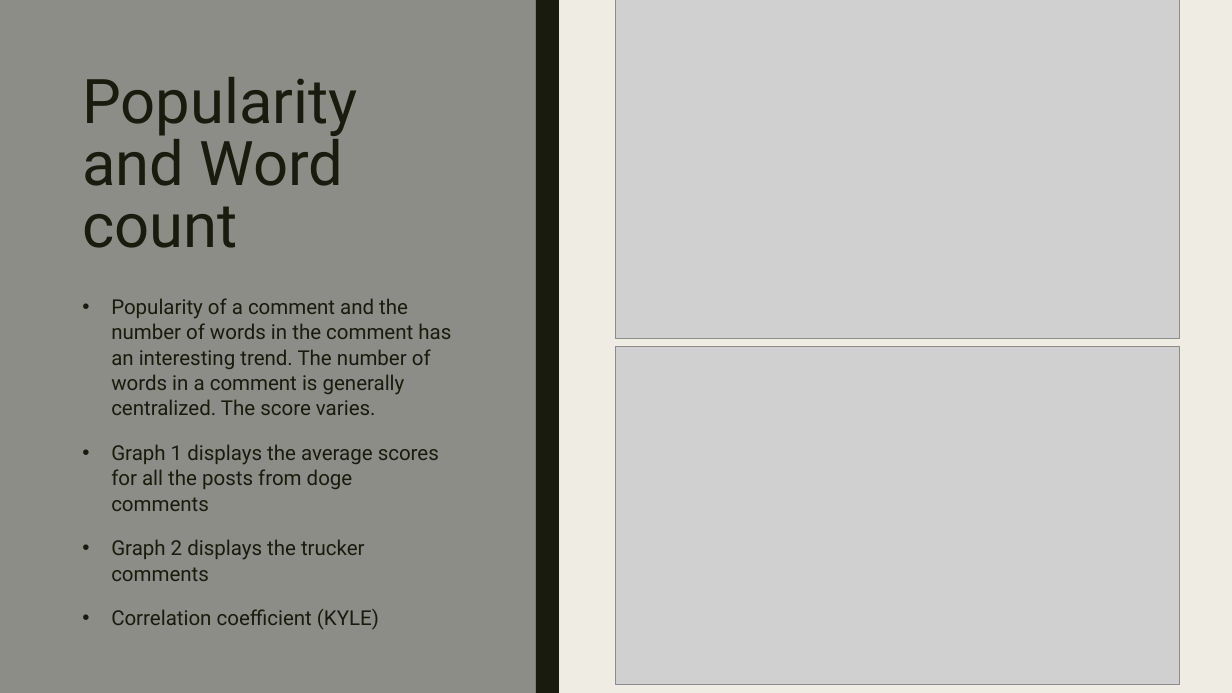
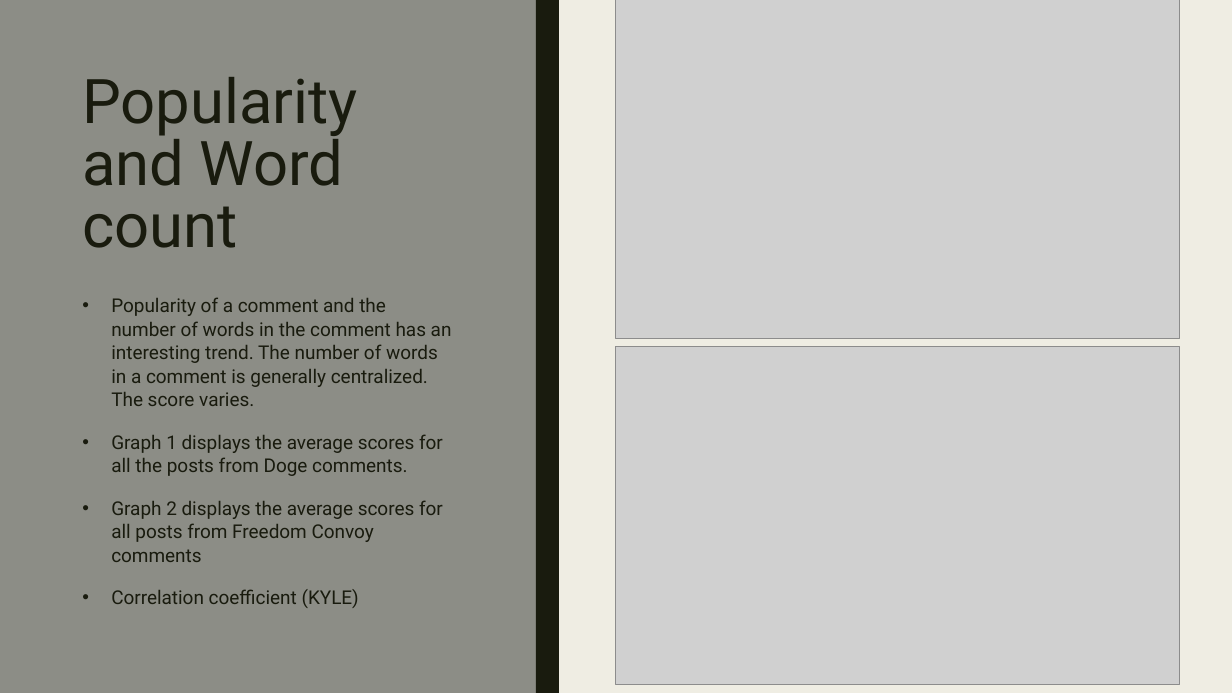
Before and after one commit to EvaTarr/CMPT412Project, a slide deck: slide 6 of presentation.pptx. Drawn at 1232x693 pixels with LibreOffice and Linux fonts; fonts in the diff are those of the drawing; grey boxes stand for pictures. Boxes give left, top, right and bottom in pixels: in the first picture for what was removed or moved away, otherwise in the second. Text is boxed around its words. In the diff, an @@ line names an element or a change of style, - is before the commit and + after.

```diff
--- a/presentation.pptx
+++ b/presentation.pptx
@@ text at (111, 297, 452, 604): size 16 to 14.8 pt in "Popularity of a comment and the number ...", "Correlation coefficient (KYLE)" @@
@@ text at (111, 434, 443, 562): text changed; size 16 to 14.8 pt @@
-• Graph 1 displays the average scores for all the posts from doge comments
-• Graph 2 displays the trucker comments
+• Graph 1 displays the average scores for all the posts from Doge comments.
+• Graph 2 displays the average scores for all posts from Freedom Convoy comments
```
Also in this commit, not shown: 4 other slides changed, 1 other file.
